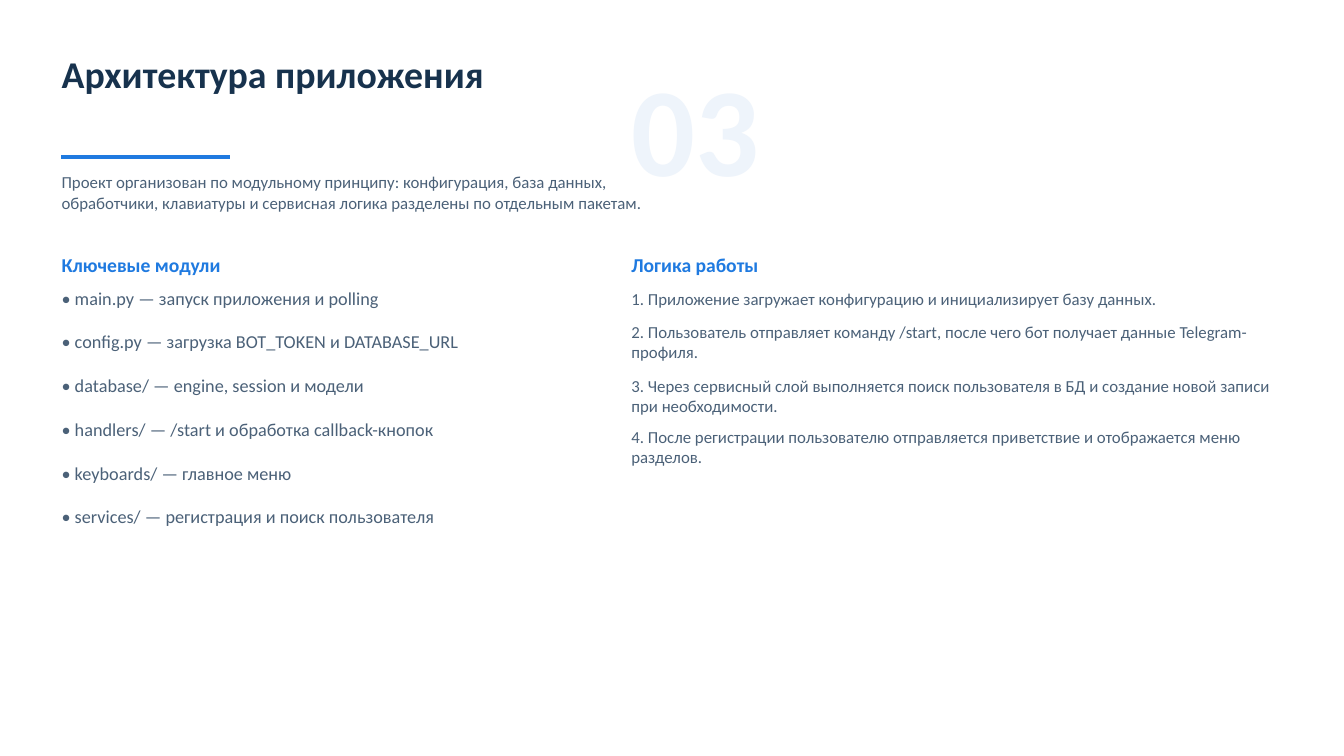
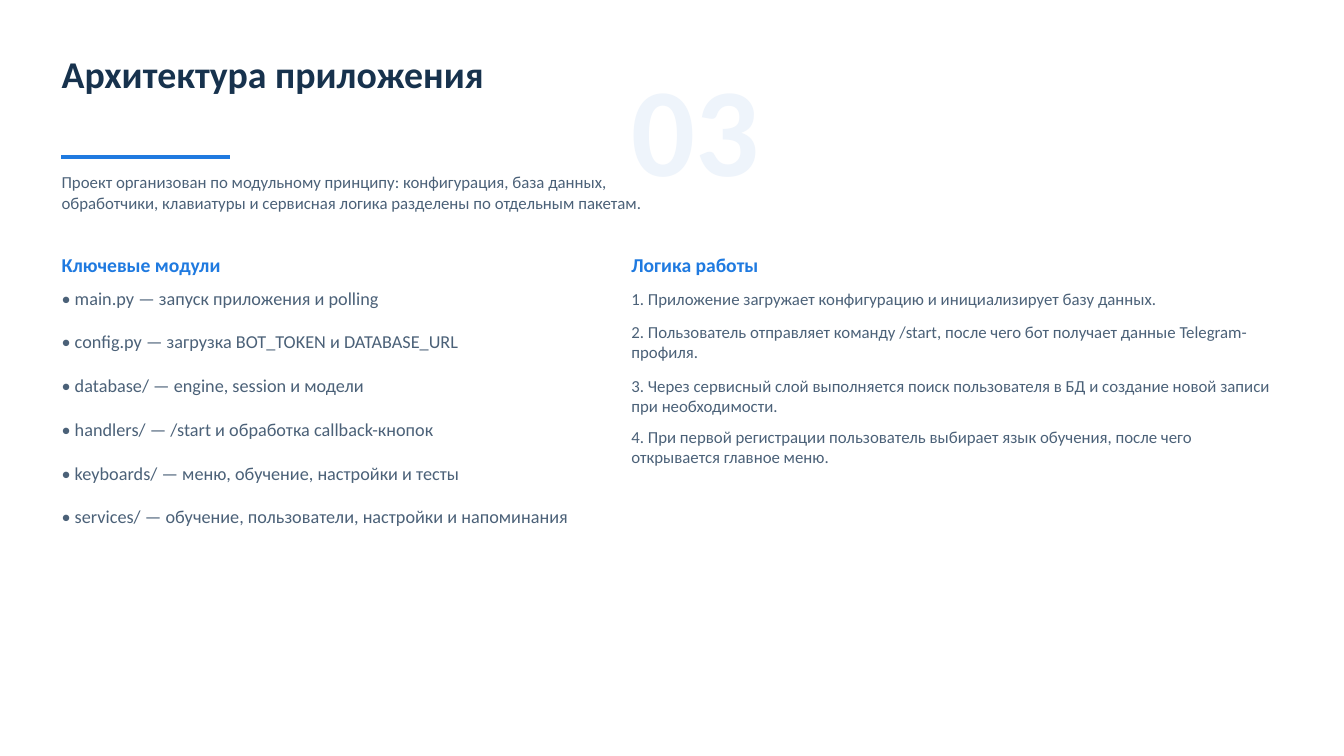
Before and after one commit to glebb228/tg_bot2026, a slide deck: slide 4 of presentation/output/тг_бот_презентация.pptx. Drawn at 1344x756 pixels with LibreOffice and Linux fonts; fonts in the diff are those of the drawing. Boxes give left, top, right and bottom in pixels: in the first picture for what was removed or moved away, otherwise in the second. Text is boxed around its words. In the diff, an @@ line names an element or a change of style, - is before the commit and + after.

```diff
--- a/presentation/output/тг_бот_презентация.pptx
+++ b/presentation/output/тг_бот_презентация.pptx
@@ text at (631,431,1192,466): text changed @@
-4. После регистрации пользователю отправляется приветствие и отображается меню разделов.
+4. При первой регистрации пользователь выбирает язык обучения, после чего открывается главное меню.
@@ text at (75,467,567,526): text changed @@
-• keyboards/ — главное меню
-• services/ — регистрация и поиск пользователя
+• keyboards/ — меню, обучение, настройки и тесты
+• services/ — обучение, пользователи, настройки и напоминания
```
Also in this commit, not shown: 7 other slides changed, 1 other file.
